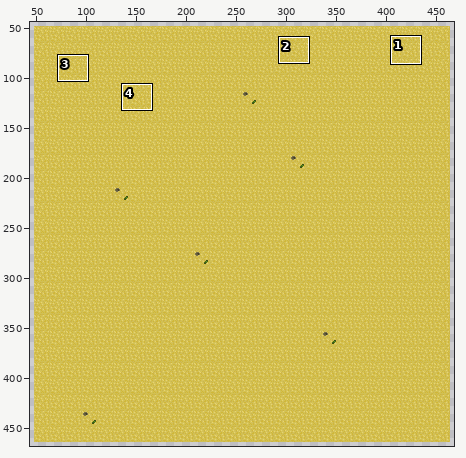
One commit to this sprite sheet: Arena/tilemaps/ground.png. The first picture is a wide view before the edit; the outline marks the close-up.
Close-up. Earlier state:
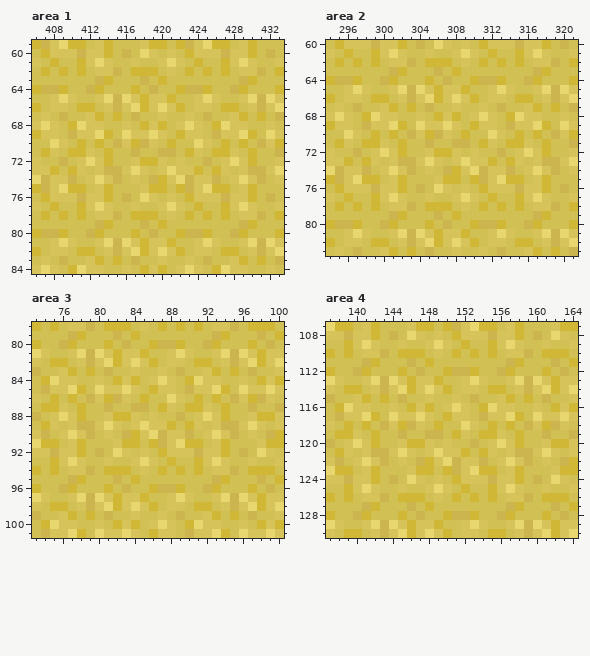
The file is 512x512 pixels. Colours within 5 levels of each other are drawn and written as one. Shown: area 1: x 406..433, y 59..84; area 2: x 294..321, y 60..83; area 3: x 73..100, y 78..101; area 4: x 137..164, y 107..130. The wide view leaves out empty margins. The commit also changed other parts of the picture, which this record leaves out.
New version:
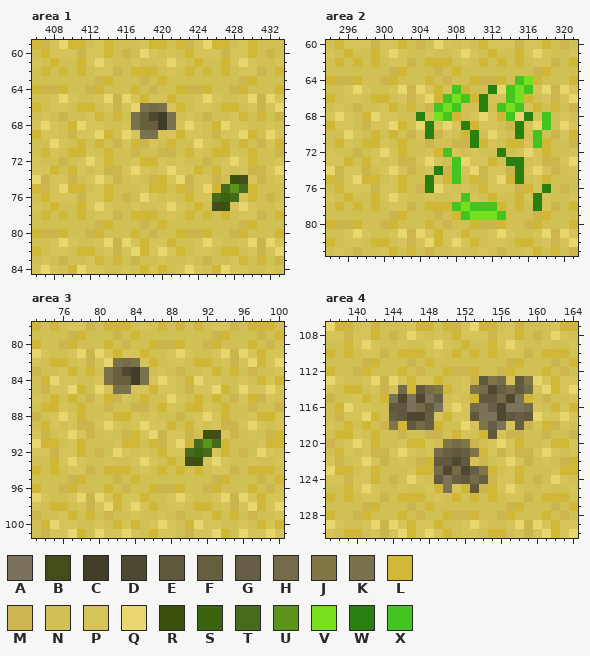
Palette (. is transparent): A #7a725b  B #434d1a  C #423d26  D #4f4830  E #61593e  F #665f3e  G #665e45  H #756b48  J #807545  K #7a724c  L #d1b736  M #ccb54e  N #d1c054  P #d6c35a  Q #e8d66f  R #3c520c  S #3c6310  T #466b1b  U #5b941b  V #76e020  W #298011  X #42c421
The edit:
Changed rows in their new state; - is an unchanged pixel.
Area 1:
first column x 417:
66 -KHK-
67 KFDCK
68 KFFCK
69 -KK-P
first column x 426:
74 --RB
75 -TUT
76 TST-
77 BR--
Area 2:
first column x 304:
64 -----------XV--
65 ----X---W-XVX--
66 ---XVX-W--XV---
67 --XVX--W-XVX---
68 W-VX-----LX-W-X
69 -W---W-----W--X
70 -W----W----W-X-
71 ------W------X-
72 ---X-----W-----
73 ----X-----WW---
74 --W-X------W---
75 -W--X------W---
76 -W----------L-W
77 -----X-------W-
78 ----XVXXX----W-
79 -----XVVVX-----
Area 3:
first column x 81:
 82 -KHK-
 83 KFDCK
 84 KFFCK
 85 -KK-P
first column x 90:
 90 --RB
 91 -TUT
 92 TST-
 93 BR--
Area 4:
first column x 144:
113 ---------MEJH-EJ
114 -H-EHJ---JHDGHEH
115 ADADAG---LEEHDA-
116 EEAHEA---HAGDAAH
117 GEDDGP---EAADEGE
118 J-EHG-----JGAPG-
119 -----------E-MM-
120 ------JHJ-------
121 -----HGEGJ--M---
122 -----EEDE-------
123 -----HDHDGJ-----
124 -----EAGEHG-----
125 -----LAP-EM-----
